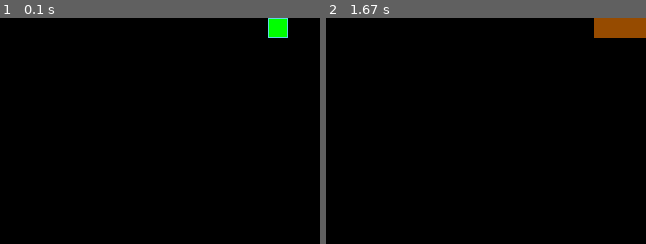
Above: before the commit, frames 1-2 (left to right).
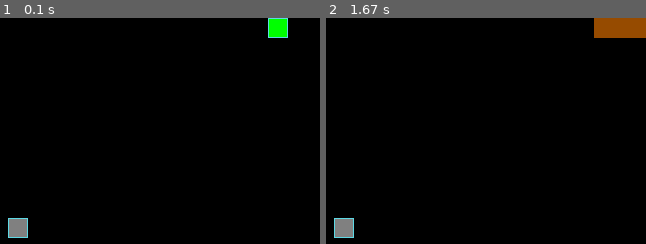
Above: after the commit, the same moments.

Repository: Cka3o4Hukk/the_snake
Game: pygame game, started from the_snake.py
The game is run twice, just before and just after one commit, with the same random seed, the same clock (stepped at 60 frames per second) and the same inputs.
Inputs:
- Up to frame 1 (0.1 s): no input
- Up to frame 2 (1.67 s): hold Right 0.33-0.8 s; hold Up 0.83-1.3 s; hold Right from 1.33 s (still down)
The pictures show only the part of the screen within x 8-58%, y 50-100%; the shares and areas given below are measured in that part.

The runs differ from the first frame. In frame 1, 0.6% of the frame differs, in the area x 2-9%, y 88-98%; in frame 2, 0.6%.

Commit message:
Готовая работа

Diff:
--- a/the_snake.py
+++ b/the_snake.py
@@ -64,9 +64,6 @@
               LEFT: RIGHT,
               RIGHT: LEFT}
 
-# Тут опишите все классы игры.
-"Всё что смог, исправил, остальное не понял, написал вам в 'Пачке'."
-
 
 class GameObject():
     """Создание родительского класса."""
@@ -116,7 +113,6 @@
         super().__init__(body_color)
         # Создание координат яблока кортежем
         self.randomize_position()
-    # Создание координат яблока кортежем
 
     def draw(self):
         """Графическое создание яблока."""
@@ -159,7 +155,7 @@
         """Возвращает позицию головы змейки."""
         return self.positions[0]
 
-    def move(self):
+    def move(self, apple, stone):
         """Движение змейки."""
         # Новое положение головы
         head_x, head_y = self.get_head_position()  # 1 и 2 координата  головы
@@ -168,21 +164,15 @@
             (head_y + self.direction[1] * GRID_SIZE) % SCREEN_HEIGHT)
         self.positions.insert(0, length_snake)
 
-        if self.eated:
-            self.eated = False
-        else:
-            self.last = self.positions.pop()
-
-    def check_collision(self, apple):
-        """Увеличение змейки, если она съела яблоко (координаты совпали)."""
         if self.get_head_position() == apple.position:
             while apple.position in self.positions:
                 apple.position = apple.randomize_position()
             self.eated = True
-
-    def reset(self):
-        """Если элемент поля есть в теле змейки - сброс."""
-        self.positions = centre_position
+        else:
+            self.last = self.positions.pop()
+
+        if self.get_head_position() == stone.position:
+            pygame.quit()
 
 
 def handle_keys(game_object):
@@ -203,21 +193,20 @@
     # Тут нужно создать экземпляры классов.
     apple = Apple()
     snake = Snake()
+    stone = Stone()
     running = True
     snake.draw()
     while running:
         clock.tick(SPEED)
         handle_keys(snake)
 
-        if snake.check_collision(apple):
-            apple = Apple()
-
         if snake.positions[0] in snake.positions[1:]:
             snake.reset()
 
         apple.draw()
         snake.draw()
-        snake.move()
+        stone.draw()
+        snake.move(apple, stone)
         if snake.positions[0] in snake.positions[1:]:
             snake.reset()
         pygame.display.update()
